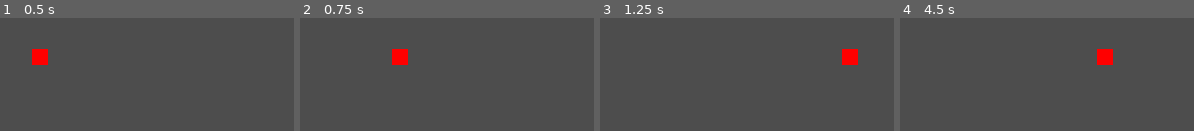
Above: before the commit, frames 1-4 (left to right).
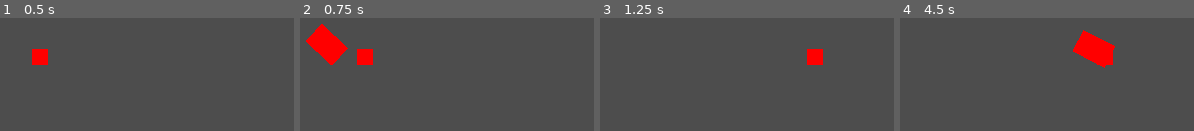
Above: after the commit, the same moments.

Repository: IanLum/square-game
Game: Godot game, scene res://src/main.tscn
The game is run twice, just before and just after one commit, with the same random seed, the same clock (stepped at 60 frames per second) and the same inputs.
Inputs (mouse positions are in pixels of both pictures, inside the frame that each line leads up to):
- Up to frame 1 (0.5 s): no input
- Up to frame 2 (0.75 s): tap Enter at 0.5 s; move the mouse to (outside the picture) at 0.52 s; press the mouse at (outside the picture) at 0.53 s; hold D (right) from 0.53 s (still down)
- Up to frame 3 (1.25 s): keep holding D (right)
- Up to frame 4 (4.5 s): move the mouse to (outside the picture) at 1.27 s; release D (right) at 1.28 s; release the mouse at (outside the picture) at 1.28 s; hold S (down) 1.28-2.03 s; click (outside the picture) at 1.35 s; tap Space at 2, 3.5 s; move the mouse to (outside the picture) at 2.02 s; press the mouse at (outside the picture) at 2.03 s; hold D (right) 2.03-2.78 s; tap Enter at 2.75 s; move the mouse to (947, 54) at 2.77 s; release the mouse at (947, 54) at 2.78 s; hold W (up) 2.78-3.53 s; click (947, 54) at 2.85 s; move the mouse to (1114, 40) at 3.52 s; press the mouse at (1114, 40) at 3.53 s; hold A (left) from 3.53 s (still down); move the mouse to (outside the picture) at 4.27 s; release the mouse at (outside the picture) at 4.28 s; click (outside the picture) at 4.35 s

Frame 1 is identical in both runs. In frame 2, 4.1% of the frame differs, in the area x 2-37%, y 5-42%; in frame 3, 1.5%; in frame 4, 2.0%.

Commit message:
attack in direction, stops movement

Diff:
--- a/project.godot
+++ b/project.godot
@@ -44,3 +44,8 @@
 "events": [Object(InputEventKey,"resource_local_to_scene":false,"resource_name":"","device":-1,"window_id":0,"alt_pressed":false,"shift_pressed":false,"ctrl_pressed":false,"meta_pressed":false,"pressed":false,"keycode":0,"physical_keycode":68,"key_label":0,"unicode":100,"echo":false,"script":null)
 ]
 }
+attack={
+"deadzone": 0.5,
+"events": [Object(InputEventMouseButton,"resource_local_to_scene":false,"resource_name":"","device":-1,"window_id":0,"alt_pressed":false,"shift_pressed":false,"ctrl_pressed":false,"meta_pressed":false,"button_mask":0,"position":Vector2(0, 0),"global_position":Vector2(0, 0),"factor":1.0,"button_index":1,"canceled":false,"pressed":false,"double_click":false,"script":null)
+]
+}
--- a/src/player/player.gd
+++ b/src/player/player.gd
@@ -1,11 +1,32 @@
 extends CharacterBody2D
 
+const SPEED = 300
+const ATTACK_LAG = 0.1
 
-const SPEED = 300
+@onready var red_attack = preload("res://src/player/red_attack.tscn")
+@onready var attack_lag = $AttackLag
+
+func _ready():
+	attack_lag.wait_time = ATTACK_LAG
 
 func _physics_process(_delta):
+	if !attack_lag.is_stopped(): return
 	var direction = Vector2(
 		Input.get_axis("left", "right"), Input.get_axis("up", "down")
 	).normalized()
 	velocity = direction * SPEED
 	move_and_slide()
+
+func attack():
+	if !attack_lag.is_stopped(): return
+	attack_lag.start()
+	var instance = red_attack.instantiate()
+	instance.start(
+		position,
+		(get_global_mouse_position() - global_position).normalized()
+	)
+	get_parent().add_child(instance)
+
+func _unhandled_input(event):
+	if event.is_action_pressed("attack"):
+		attack()
--- a/src/player/player.tscn
+++ b/src/player/player.tscn
@@ -24,3 +24,6 @@
 grow_horizontal = 2
 grow_vertical = 2
 color = Color(1, 0, 0, 1)
+
+[node name="AttackLag" type="Timer" parent="."]
+one_shot = true
--- /dev/null
+++ b/src/player/red_attack.gd
@@ -0,0 +1,11 @@
+extends Area2D
+
+
+func _ready():
+	await get_tree().create_timer(0.2).timeout
+	queue_free()
+
+
+func start(pos: Vector2, dir: Vector2):
+	position = pos
+	look_at(dir)
--- a/src/player/red_attack.tscn
+++ b/src/player/red_attack.tscn
@@ -1,23 +1,23 @@
-[gd_scene load_steps=2 format=3 uid="uid://eskc0k0egxjt"]
+[gd_scene load_steps=3 format=3 uid="uid://eskc0k0egxjt"]
+
+[ext_resource type="Script" path="res://src/player/red_attack.gd" id="1_8cutm"]
 
 [sub_resource type="RectangleShape2D" id="RectangleShape2D_mflq1"]
-size = Vector2(24, 36)
+size = Vector2(36, 24)
 
 [node name="red_attack" type="Area2D"]
+script = ExtResource("1_8cutm")
 
 [node name="CollisionShape2D" type="CollisionShape2D" parent="."]
-position = Vector2(0, -18)
+position = Vector2(18, 0)
 shape = SubResource("RectangleShape2D_mflq1")
 
 [node name="ColorRect" type="ColorRect" parent="."]
-anchors_preset = 7
-anchor_left = 0.5
-anchor_top = 1.0
-anchor_right = 0.5
-anchor_bottom = 1.0
-offset_left = -12.0
-offset_top = -36.0
-offset_right = 12.0
-grow_horizontal = 2
-grow_vertical = 0
+anchors_preset = 4
+anchor_top = 0.5
+anchor_bottom = 0.5
+offset_top = -12.0
+offset_right = 36.0
+offset_bottom = 12.0
+grow_vertical = 2
 color = Color(1, 0, 0, 1)
